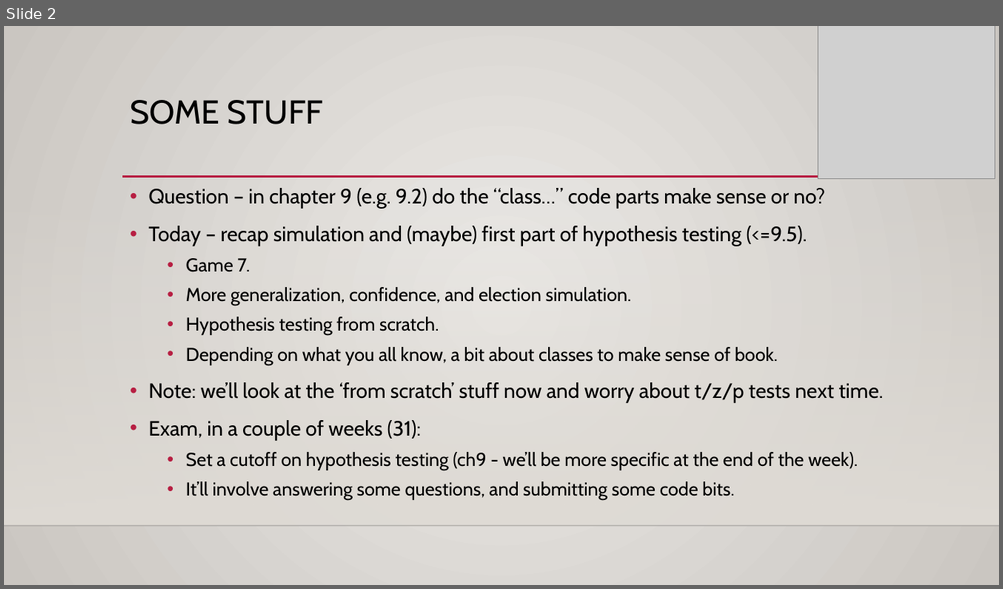
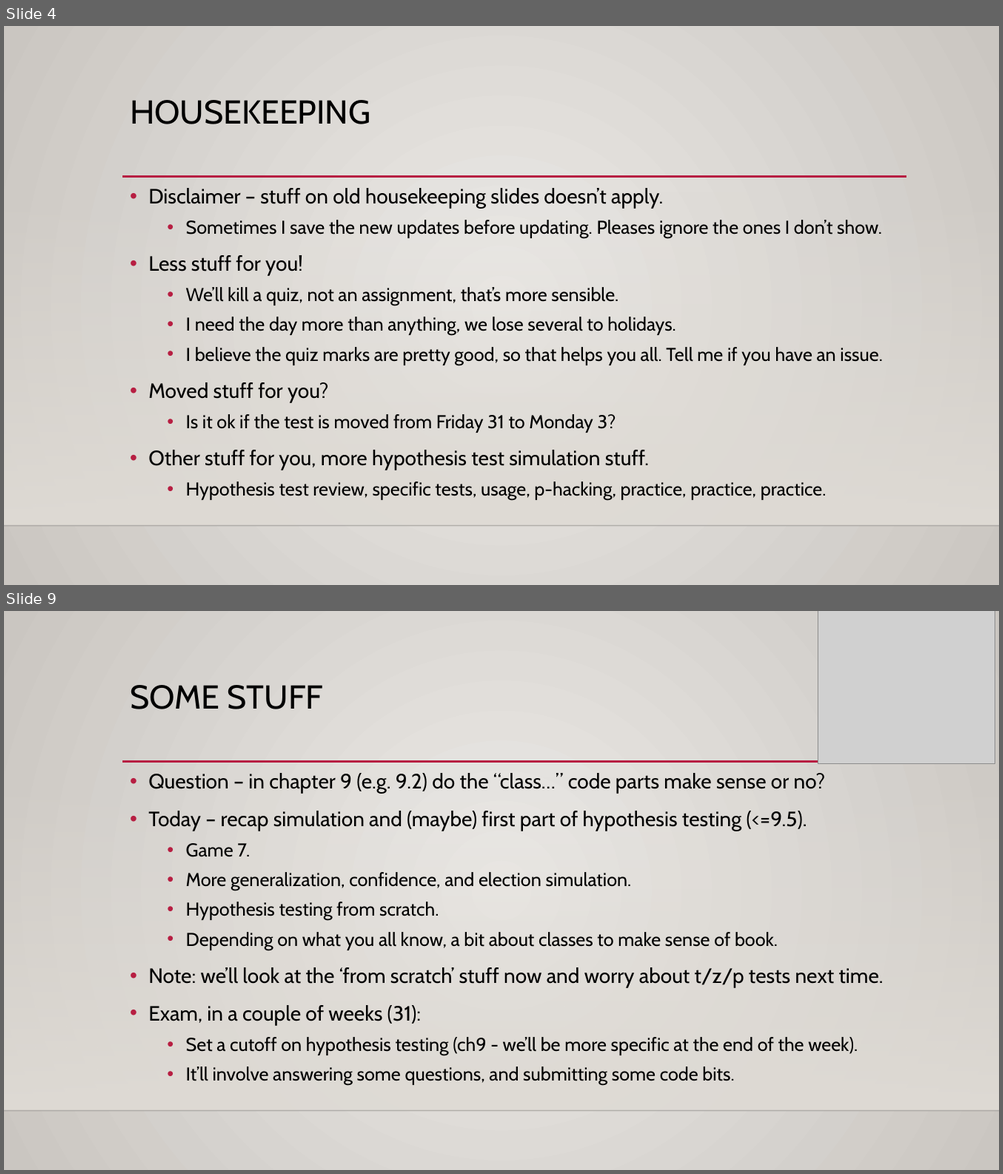
Before and after one commit to AkeemSemperDataScience/Basic_Stats_in_Python_Student_Repository, a slide deck: reference_material/slides/018_Hypothesis_Test.pptx. Shown one above the other, each under a label of ours: slide 2 before the commit, slides 4 and 9 after it; the slides between them are not shown. The pictures are 1003x589 and 1003x1174 pixels, drawn with LibreOffice and Linux fonts; fonts in the diff are those of the drawing; grey boxes stand for pictures; background and template pictures are left out. Boxes give left, top, right and bottom in pixels: in the first picture for what was removed or moved away, otherwise in the second. Text is boxed around its words. In the diff, an @@ line names an element or a change of style, - is before the commit and + after.

```diff
--- a/reference_material/slides/018_Hypothesis_Test.pptx
+++ b/reference_material/slides/018_Hypothesis_Test.pptx
@@ slide 4 added at [4,26,999,585], background gradient #ECEAE7 to #CAC7C1; not listed: 3 template elements that a slide beside it also shows @@
@@ title added at [130,100,370,124], 32 pt, text #000000 @@
+HOUSEKEEPING
@@ text added at [148,188,882,500], 18 pt, text #000000 @@
+• Disclaimer – stuff on old housekeeping slides doesn’t apply.
+  • Sometimes I save the new updates before updating. Pleases ignore the ones I don’t show.
+• Less stuff for you!
+  • We’ll kill a quiz, not an assignment, that’s more sensible.
+  • I need the day more than anything, we lose several to holidays.
+  • I believe the quiz marks are pretty good, so that helps you all. Tell me if you have an issue.
+• Moved stuff for you?
+  • Is it ok if the test is moved from Friday 31 to Monday 3?
+• Other stuff for you, more hypothesis test simulation stuff.
+  • Hypothesis test review, specific tests, usage, p-hacking, practice, practice, practice.
@@ what was slide 2 is now slide 9 @@
```
Also in this commit, not shown: 6 slides changed, 9 other slides added, 6 slides removed, 7 other files.
